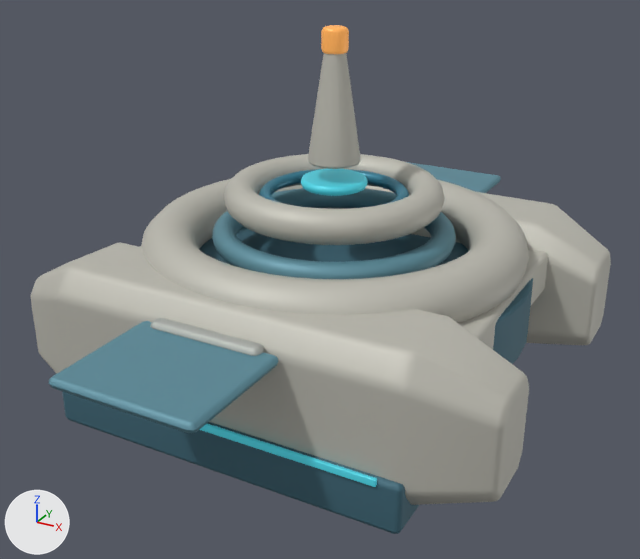
The Blender file space-battleship/art_sources/planet_integrated_v6/auto_explore.blend, before and after one commit.
Rendered twice from a 50 mm lens placed at (1.79, -3.38, 1.95), pointed at (0.01, -0.14, 0.33). The axes (+X, +Y, +Z) are drawn at lower left. The lights are the same throughout. The picture after the commit comes second.

In view in the first picture: 'Blue inner bearing race', 'Circular command lens', 'Continuous dark lower course', 'Folded solar vane', 'Ivory annular pressure rim', 'Outer service seam', 'Radial bearing lower drum', 'Rotating open habitat collar', 'Shared-ring pressure haunch', 'Shared-ring pressure haunch.001', 'Station slender command mast', 'Tangential ring transfer rib.001' and 4 more.
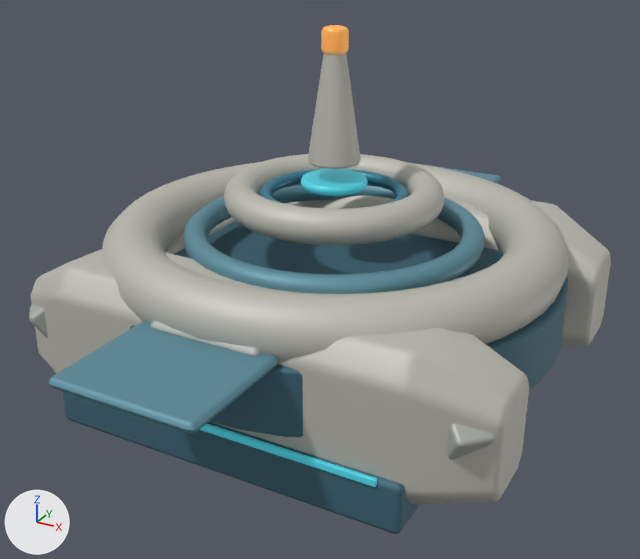
The change in detail:
me_cylinder is used by ob_radial_bearing_lower_drum; parent ob_facility; location (0.0, 0.0, 0.23).
me_cylinder had 240 vertices, 202 faces and spanned x -0.91..0.91, y -0.91..0.91, z -0.14..0.14.
me_cylinder now has 240 vertices, 202 faces and spans x -1.06..1.06, y -1.06..1.06, z -0.14..0.14.
me_cylinder part 1: the whole mesh is scaled about its middle by (1.17, 1.17, 1).
me_torus is used by ob_ivory_annular_pressure_rim; parent ob_facility; location (0.0, 0.0, 0.46).
me_torus had 576 vertices, 576 faces and spanned x -0.88..0.88, y -0.88..0.88, z -0.13..0.13.
me_torus now has 576 vertices, 576 faces and spans x -1.05..1.05, y -1.05..1.05, z -0.14..0.14.
me_torus part 2: 576 of 576 vertices moved; they spanned x -0.88..0.88, y -0.88..0.88, z -0.13..0.13 and now span x -1.05..1.05, y -1.05..1.05, z -0.14..0.14; mean shift (0.0, 0.0, 0.0).
me_torus_001 is used by ob_blue_inner_bearing_race; parent ob_facility; location (0.0, 0.0, 0.51).
me_torus_001 had 576 vertices, 576 faces and spanned x -0.555..0.555, y -0.555..0.555, z -0.055..0.055.
me_torus_001 now has 576 vertices, 576 faces and spans x -0.685..0.685, y -0.685..0.685, z -0.055..0.055.
me_torus_001 part 3: 576 of 576 vertices moved; they spanned x -0.555..0.555, y -0.555..0.555, z -0.055..0.055 and now span x -0.685..0.685, y -0.685..0.685, z -0.055..0.055; mean shift (0.0, 0.0, 0.0).
Mesh me_cube_008_1 is new.
It has 56 vertices, 54 faces and spans x -0.075..0.075, y -0.085..0.085, z -0.19..0.19.
It uses material mat_v6_edge (grey #afb3ad).
Object 'Bearing-to-ring diagonal web.002' (ob_bearing_to_ring_diagonal_web_002) is new; it shows me_cube_008_1.
Its parent is ob_facility.
Its location is (0.893, -0.77, 0.275).
Its rotation in degrees is (124, 0, 46).
Object 'Bearing-to-ring diagonal web' (ob_bearing_to_ring_diagonal_web) is new; it shows a copy of me_cube_008_1.
Its parent is ob_facility.
Its location is (-0.893, -0.77, 0.275).
Its rotation in degrees is (124, 0, -46).

What differs and where, as boxes [x1, y1, x2, y2] in the pictures (640 x 559 px):
'Ivory annular pressure rim', reshaped: before [141, 178, 529, 323]; after [102, 162, 569, 362]
'Radial bearing lower drum', rescaled: before [199, 227, 533, 364]; after [130, 221, 568, 437]
'Blue inner bearing race', reshaped (24% wider, 20% taller): before [212, 188, 456, 279]; after [183, 185, 485, 294]
'Bearing-to-ring diagonal web.002', added: after [447, 424, 495, 460]
'Bearing-to-ring diagonal web', added: after [29, 304, 48, 338]
'Tangential ring transfer rib.001', unchanged, covered by the edit: before [458, 250, 548, 349]
